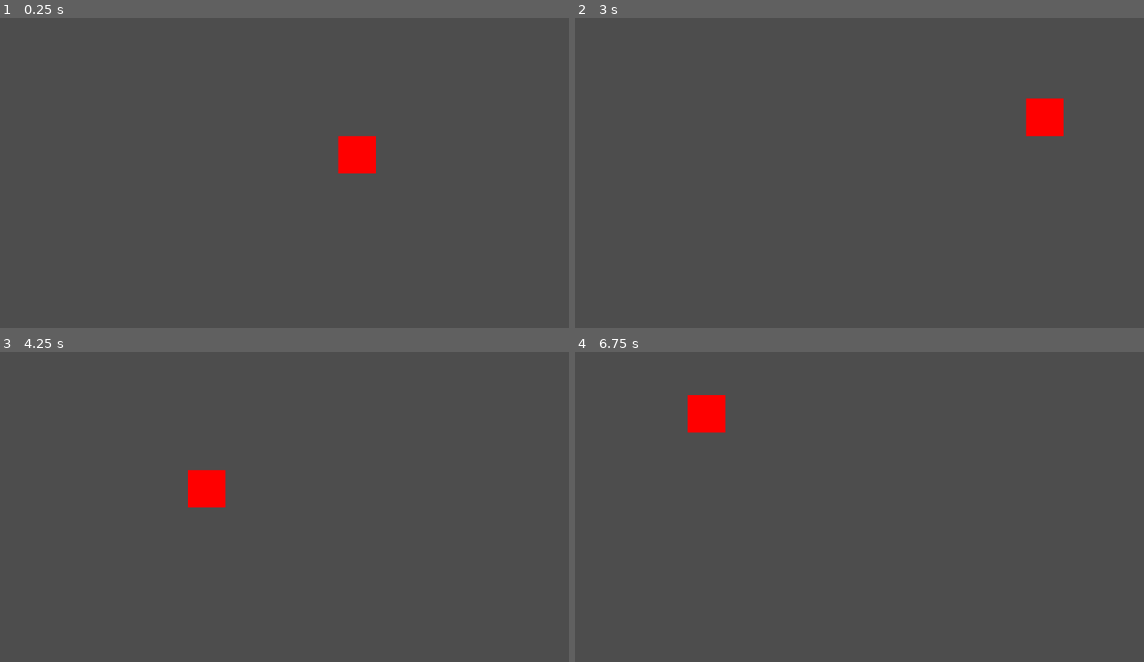
Above: before the commit, frames 1-4 (two rows, left to right).
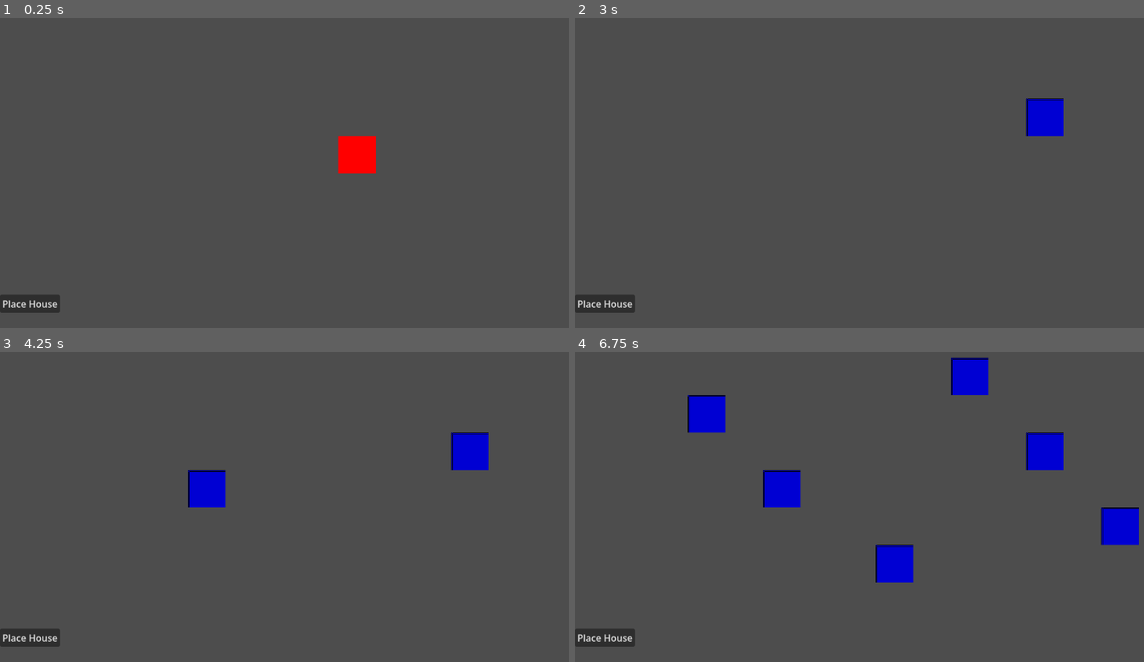
Above: after the commit, the same moments.

Repository: fkemeh18/grid-demo
Game: Godot game, scene res://Scenes/main.tscn
Two runs of this game, one before a commit and one after it. Both use one fixed random seed, a clock stepped at 60 frames per second and the inputs below. Before the commit the project starts from res://main.tscn.
Inputs (mouse positions are in pixels of both pictures, inside the frame that each line leads up to):
- Up to frame 1 (0.25 s): no input
- Up to frame 2 (3 s): click (603, 303) at 0.5 s, where only the run after the commit has a clickable "Place House"; click (603, 303) at 1.25 s, where only the run after the commit has a clickable "Place House"; click (603, 303) at 2 s, where only the run after the commit has a clickable "Place House"; tap Enter at 2.75 s; move the mouse to (1064, 120) at 2.77 s; press the mouse at (1064, 120) at 2.78 s
- Up to frame 3 (4.25 s): tap Space at 3.5 s; move the mouse to (204, 491) at 3.52 s; release the mouse at (204, 491) at 3.53 s; click (204, 491) at 3.6 s
- Up to frame 4 (6.75 s): tap Enter at 4.25, 5.75 s; move the mouse to (978, 389) at 4.27 s; press the mouse at (978, 389) at 4.28 s; tap Space at 5, 6.5 s; move the mouse to (882, 547) at 5.02 s; release the mouse at (882, 547) at 5.03 s; click (882, 547) at 5.1 s; move the mouse to (1115, 528) at 5.77 s; press the mouse at (1115, 528) at 5.78 s; move the mouse to (711, 414) at 6.52 s; release the mouse at (711, 414) at 6.53 s; click (711, 414) at 6.6 s

The runs differ from the first frame. In frame 1, 0.6% of the frame differs, in the area x 0-11%, y 89-96%; in frame 2, 1.4%; in frame 3, 2.2%; in frame 4, 5.4%, in the area x 0-100%, y 1-96%.

Commit message:
building update
includes added building placement functionality and signal for ui button

Diff:
--- /dev/null
+++ b/Scenes/Buildings/building.tscn
@@ -0,0 +1,11 @@
+[gd_scene format=3 uid="uid://buhxelu7r53sk"]
+
+[sub_resource type="PlaceholderTexture2D" id="PlaceholderTexture2D_lcji4"]
+size = Vector2(64, 64)
+
+[node name="Building" type="Node2D" unique_id=757697784]
+
+[node name="Sprite2D" type="Sprite2D" parent="." unique_id=774024146]
+modulate = Color(0, 0.48813415, 0.8261662, 1)
+texture = SubResource("PlaceholderTexture2D_lcji4")
+centered = false
--- /dev/null
+++ b/Scenes/main.tscn
@@ -0,0 +1,32 @@
+[gd_scene format=3 uid="uid://c6qn3ovk2nvmt"]
+
+[ext_resource type="Script" uid="uid://cr4op28xqfrab" path="res://Scripts/main.gd" id="1_8gbba"]
+[ext_resource type="Texture2D" uid="uid://daqsd41ipt77n" path="res://Assets/red cube.png" id="2_jjvhh"]
+[ext_resource type="PackedScene" uid="uid://buhxelu7r53sk" path="res://Scenes/Buildings/building.tscn" id="2_kry3j"]
+[ext_resource type="Script" uid="uid://c363mum1vdtvy" path="res://Scripts/tile_map_layer.gd" id="3_kry3j"]
+
+[sub_resource type="TileSetAtlasSource" id="TileSetAtlasSource_h2yge"]
+texture = ExtResource("2_jjvhh")
+texture_region_size = Vector2i(64, 64)
+0:0/0 = 0
+
+[sub_resource type="TileSet" id="TileSet_ig7tw"]
+tile_size = Vector2i(64, 64)
+sources/1 = SubResource("TileSetAtlasSource_h2yge")
+
+[node name="Main" type="Node2D" unique_id=1049118499 node_paths=PackedStringArray("_grid", "_place_building_button")]
+script = ExtResource("1_8gbba")
+_grid = NodePath("TileMapLayer")
+_building_scene = ExtResource("2_kry3j")
+_place_building_button = NodePath("Button")
+
+[node name="TileMapLayer" type="TileMapLayer" parent="." unique_id=1977800345]
+tile_map_data = PackedByteArray(0, 0, 0, 0, 0, 0, 1, 0, 0, 0, 0, 0, 0, 0)
+tile_set = SubResource("TileSet_ig7tw")
+script = ExtResource("3_kry3j")
+
+[node name="Button" type="Button" parent="." unique_id=1338902737]
+offset_top = 591.0
+offset_right = 102.0
+offset_bottom = 622.0
+text = "Place House"
--- a/Scripts/main.gd
+++ b/Scripts/main.gd
@@ -1,11 +1,35 @@
 class_name Game
 extends Node2D
 
-@export var grid: TileMapLayer
+@export var _grid: TileMapLayer
+@export var _building_scene : PackedScene
+@export var _place_building_button: Button
+
+func _ready():
+	_place_building_button.pressed.connect(_button_pressed)
+
+func _unhandled_input(event):
+	if event.is_action_pressed("left_click"):
+		_place_building()
 
 func _process(delta):
+	_grid.set_tile(_get_mouse_grid_pos())
+
+func _get_mouse_grid_pos() -> Vector2i:
+	var grid_pos: Vector2i
 	var mouse_pos = get_global_mouse_position()
 
-	if grid is TileGrid:
-		var grid_pos = grid.process_mouse_pos(mouse_pos)
-		grid.set_tile(grid_pos)
+	if _grid is TileGrid:
+		grid_pos = _grid.process_mouse_pos(mouse_pos)
+
+	return grid_pos
+
+func _place_building() -> void:
+	var building = _building_scene.instantiate() as Node2D
+	add_child(building)
+
+	var grid_pos = _get_mouse_grid_pos()
+	building.global_position = grid_pos * 64
+
+func _button_pressed():
+	print("hi")
--- a/main.tscn
+++ /dev/null
@@ -1,23 +0,0 @@
-[gd_scene format=3 uid="uid://c6qn3ovk2nvmt"]
-
-[ext_resource type="Script" uid="uid://cr4op28xqfrab" path="res://Scripts/main.gd" id="1_ig7tw"]
-[ext_resource type="Texture2D" uid="uid://daqsd41ipt77n" path="res://red cube.png" id="2_0xm2m"]
-[ext_resource type="Script" uid="uid://c363mum1vdtvy" path="res://Scripts/tile_map_layer.gd" id="3_h2yge"]
-
-[sub_resource type="TileSetAtlasSource" id="TileSetAtlasSource_h2yge"]
-texture = ExtResource("2_0xm2m")
-texture_region_size = Vector2i(64, 64)
-0:0/0 = 0
-
-[sub_resource type="TileSet" id="TileSet_ig7tw"]
-tile_size = Vector2i(64, 64)
-sources/1 = SubResource("TileSetAtlasSource_h2yge")
-
-[node name="Main" type="Node2D" unique_id=1049118499 node_paths=PackedStringArray("grid")]
-script = ExtResource("1_ig7tw")
-grid = NodePath("TileMapLayer")
-
-[node name="TileMapLayer" type="TileMapLayer" parent="." unique_id=1977800345]
-tile_map_data = PackedByteArray(0, 0, 0, 0, 0, 0, 1, 0, 0, 0, 0, 0, 0, 0)
-tile_set = SubResource("TileSet_ig7tw")
-script = ExtResource("3_h2yge")
--- a/project.godot
+++ b/project.godot
@@ -13,7 +13,15 @@
 config/name="GridDemo"
 run/main_scene="uid://c6qn3ovk2nvmt"
 config/features=PackedStringArray("4.6", "Forward Plus")
-config/icon="res://icon.svg"
+config/icon="res://Assets/icon.svg"
+
+[input]
+
+left_click={
+"deadzone": 0.2,
+"events": [null, Object(InputEventMouseButton,"resource_local_to_scene":false,"resource_name":"","device":-1,"window_id":0,"alt_pressed":false,"shift_pressed":false,"ctrl_pressed":false,"meta_pressed":false,"button_mask":1,"position":Vector2(656, 33),"global_position":Vector2(668, 93),"factor":1.0,"button_index":1,"canceled":false,"pressed":true,"double_click":false,"script":null)
+]
+}
 
 [physics]
 
Renamed: icon.svg -> Assets/icon.svg
Not shown, changed: Assets/icon.svg.import
Renamed: red cube.png -> Assets/red cube.png
Not shown, changed: Assets/red cube.png.import
